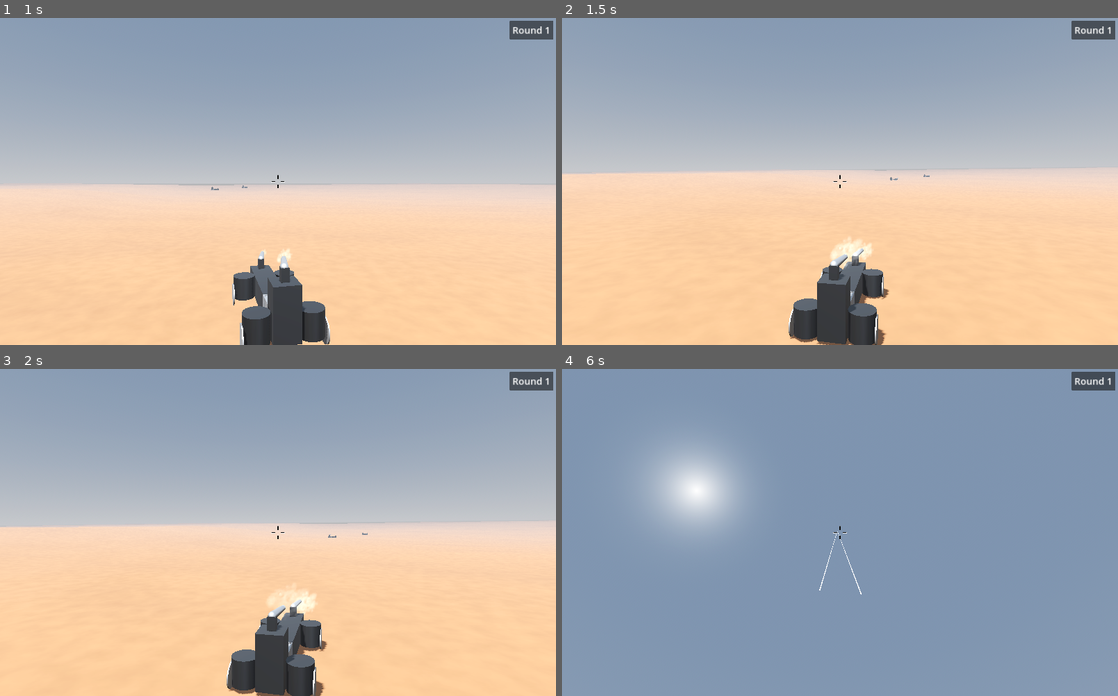
Above: before the commit, frames 1-4 (two rows, left to right).
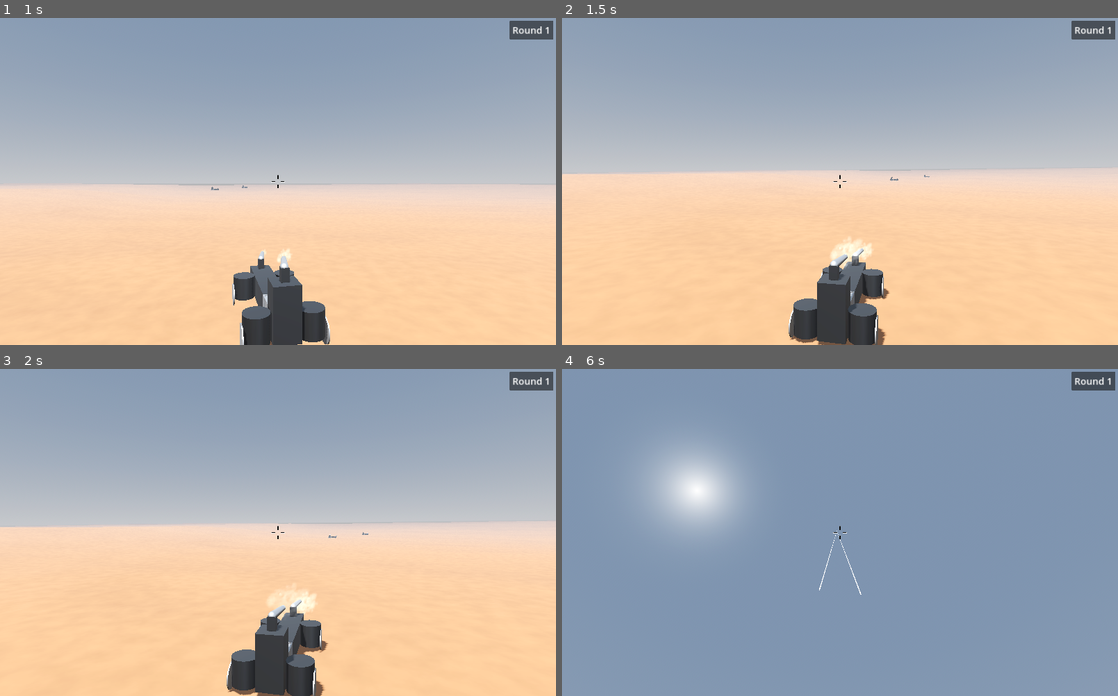
Above: after the commit, the same moments.

Repository: mcjohnalds/metal-skirmish
Game: Godot game, scene res://scenes/main.tscn
The game is run twice, just before and just after one commit, with the same random seed, the same clock (stepped at 60 frames per second) and the same inputs.
Inputs (mouse positions are in pixels of both pictures, inside the frame that each line leads up to):
- Up to frame 1 (1 s): tap Enter at 0.5 s; move the mouse to (305, 181) at 0.52 s; hold W (move_forward) from 0.53 s (still down); hold R (orbit) from 0.53 s (still down); click (305, 181) at 0.67 s
- Up to frame 2 (1.5 s): keep holding W (move_forward); move the mouse to (812, 181) at 1.27 s; release R (orbit) at 1.28 s; tap F (recenter) at 1.35 s
- Up to frame 3 (2 s): keep holding W (move_forward)
- Up to frame 4 (6 s): move the mouse to (851, 525) at 2.02 s; hold Tab (switch_scene) 2.03-2.75 s; release W (move_forward) at 2.75 s; click (1067, 682) at 2.75 s; move the mouse to (834, 539) at 3.52 s; hold W (move_forward) from 3.53 s (still down); tap 1 at 3.6 s; click (834, 539) at 3.67 s; move the mouse to (878, 535) at 4.27 s; tap 2 at 4.35 s; tap Space at 5 s; move the mouse to (795, 529) at 5.02 s; tap 3 at 5.1 s; tap Enter at 5.75 s; move the mouse to (845, 532) at 5.77 s; hold R (orbit) from 5.78 s (still down); click (845, 532) at 5.92 s

Frame 1 is identical in both runs. In frame 2, 0.1% of the frame differs, in the area x 0-97%, y 45-100%; in frame 3, 0.1%; in frame 4, less than 0.1%.

Commit message:
improve spring calculations

Diff:
--- a/scripts/global.gd
+++ b/scripts/global.gd
@@ -8,7 +8,7 @@
 const wheel_part_scene: PackedScene = preload("res://scenes/wheel_part.tscn")
 const gun_part_scene: PackedScene = preload("res://scenes/gun_part.tscn")
 var armor_part_inventory := 50
-var wheel_part_inventory := 4
+var wheel_part_inventory := 40
 var gun_part_inventory := 10
 var round_number := 1
 
--- a/scripts/vehicle.gd
+++ b/scripts/vehicle.gd
@@ -6,9 +6,11 @@
 const BULLET_DAMAGE := 10.0
 const ENEMY_SHOOTING_ENABLED := true
 const ENEMY_INACCURACY := 0.1
-const SPRING_STRENGTH := 25000.0
+const SPRING_STRENGTH := 100.0
 const SPRING_DAMPING := 0.15
 const SPRING_REST_DISTANCE := 0.6
+# Tire mass only affects friction
+const TIRE_MASS := 100.0
 const wheel_friction_front: Curve = preload("res://curves/wheel_friction_front.tres")
 const wheel_friction_back: Curve = preload("res://curves/wheel_friction_back.tres")
 const throttle_forward: Curve = preload("res://curves/throttle_forward.tres")
@@ -260,9 +262,9 @@
 
 		part.wheel.position.y = part.ray_cast.position.y - spring_length
 		var spring_velocity := (part.last_spring_offset - spring_offset) / delta
-		var spring_strength := SPRING_STRENGTH
-		var spring_damping := spring_strength * SPRING_DAMPING
-		var spring_force := spring_offset * spring_strength - spring_velocity * spring_damping
+		var spring_force := SPRING_STRENGTH * mass / wheel_parts.size() * (
+			spring_offset - spring_velocity * SPRING_DAMPING
+		)
 		var spring_force_vector := part.global_basis.y * spring_force
 		apply_force(spring_force_vector, force_offset)
 
@@ -274,10 +276,9 @@
 		var wheel_friction_lookup := absf(wheel_velocity.dot(part.wheel.global_basis.x)) / wheel_velocity.length()
 		var curve := wheel_friction_front if part.front else wheel_friction_back
 		var sideways_friction := curve.sample(wheel_friction_lookup)
-		var tire_mass := 100.0
-
-		var sideways_friction_force_vector := -wheel_velocity.project(part.wheel.global_basis.x) * sideways_friction * tire_mass / delta
-		var forward_friction_force_vector := -wheel_velocity.project(part.wheel.global_basis.z) * forward_friction * tire_mass / delta
+
+		var sideways_friction_force_vector := -wheel_velocity.project(part.wheel.global_basis.x) * sideways_friction * TIRE_MASS / delta
+		var forward_friction_force_vector := -wheel_velocity.project(part.wheel.global_basis.z) * forward_friction * TIRE_MASS / delta
 
 		apply_force(sideways_friction_force_vector, force_offset)
 		apply_force(forward_friction_force_vector, force_offset)
